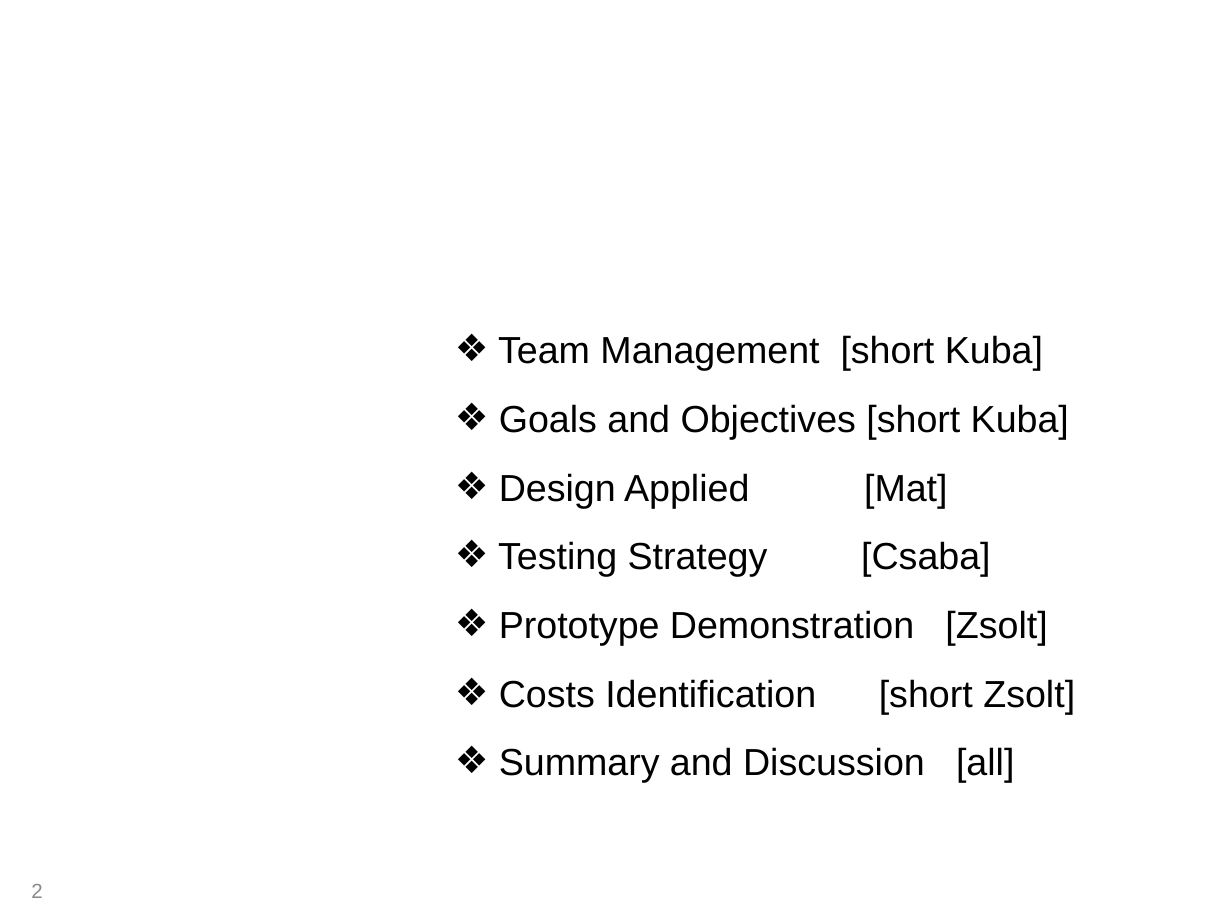
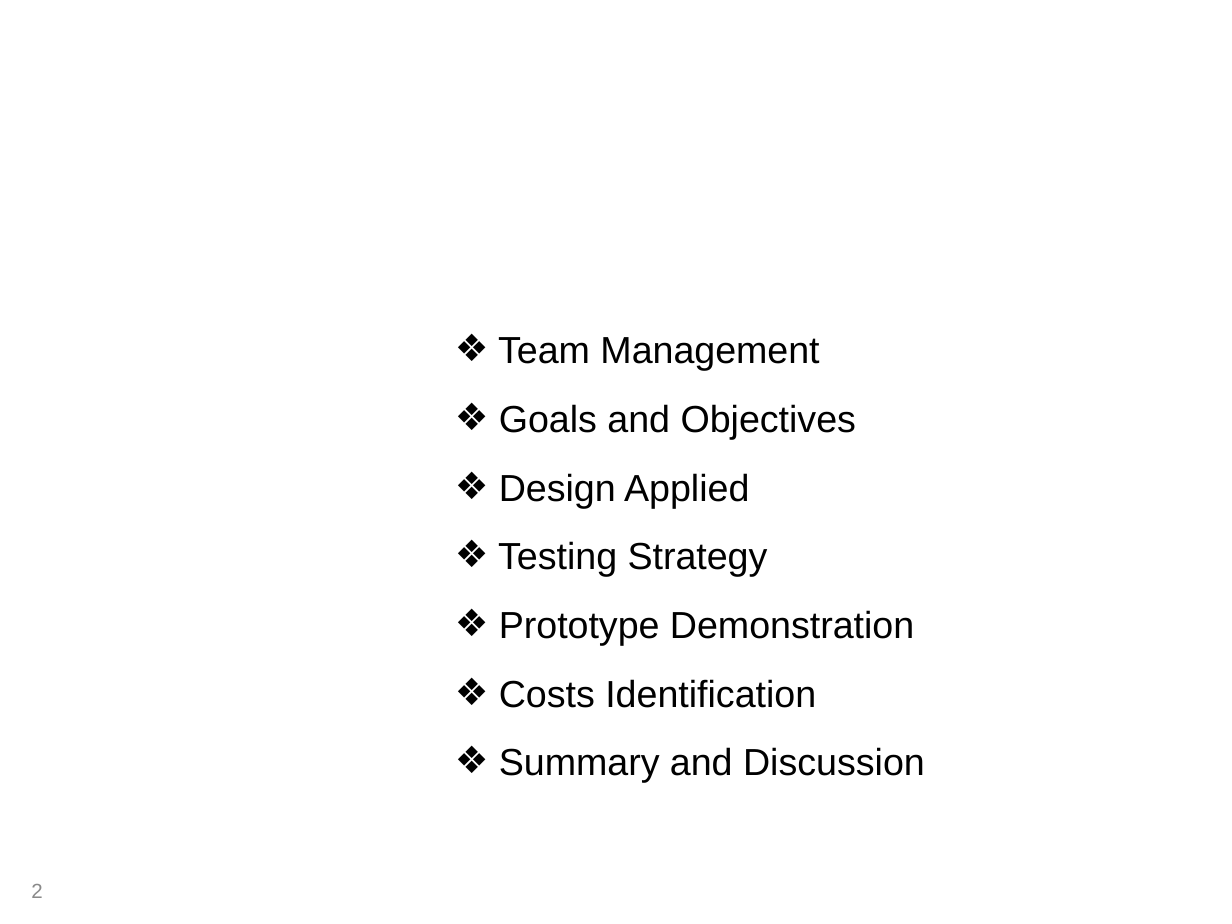
Before and after one commit to MissNanLankwtosh/mateuszgolabc, a slide deck: slide 2 of Presentation/Group Presentation - Kuba.ppt. Drawn at 1232x924 pixels with LibreOffice and Linux fonts; fonts in the diff are those of the drawing; background and template pictures are left out. Boxes give left, top, right and bottom in pixels: in the first picture for what was removed or moved away, otherwise in the second. Text is boxed around its words. In the diff, an @@ line names an element or a change of style, - is before the commit and + after.

Commit message:
1. Presentation - part with requirements and managements.

```diff
--- a/Presentation/Group Presentation - Kuba.ppt
+++ b/Presentation/Group Presentation - Kuba.ppt
@@ text at box(498, 337, 925, 783): text changed @@
-❖ Team Management [short Kuba]
-❖ Goals and Objectives [short Kuba]
-❖ Design Applied [Mat]
-❖ Testing Strategy [Csaba]
-❖ Prototype Demonstration [Zsolt]
-❖ Costs Identification [short Zsolt]
-❖ Summary and Discussion [all]
+❖ Team Management
+❖ Goals and Objectives
+❖ Design Applied
+❖ Testing Strategy
+❖ Prototype Demonstration
+❖ Costs Identification
+❖ Summary and Discussion
```
Also in this commit, not shown: 3 other slides changed, 4 slides added, 4 slides removed, 6 other files.
